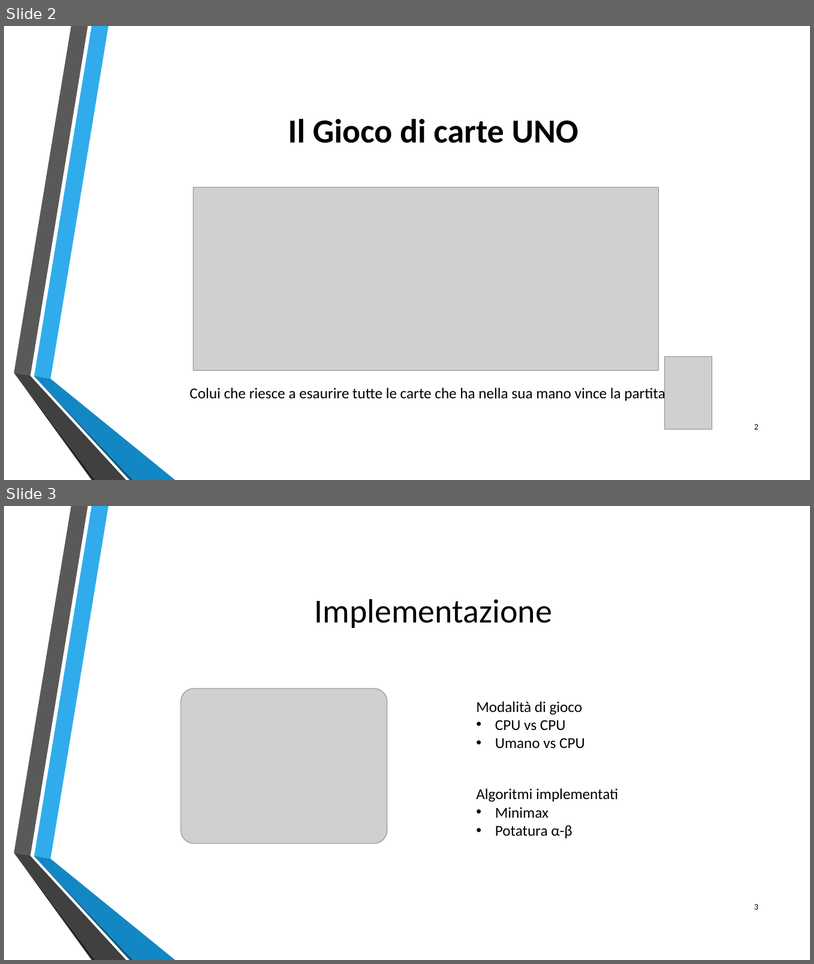
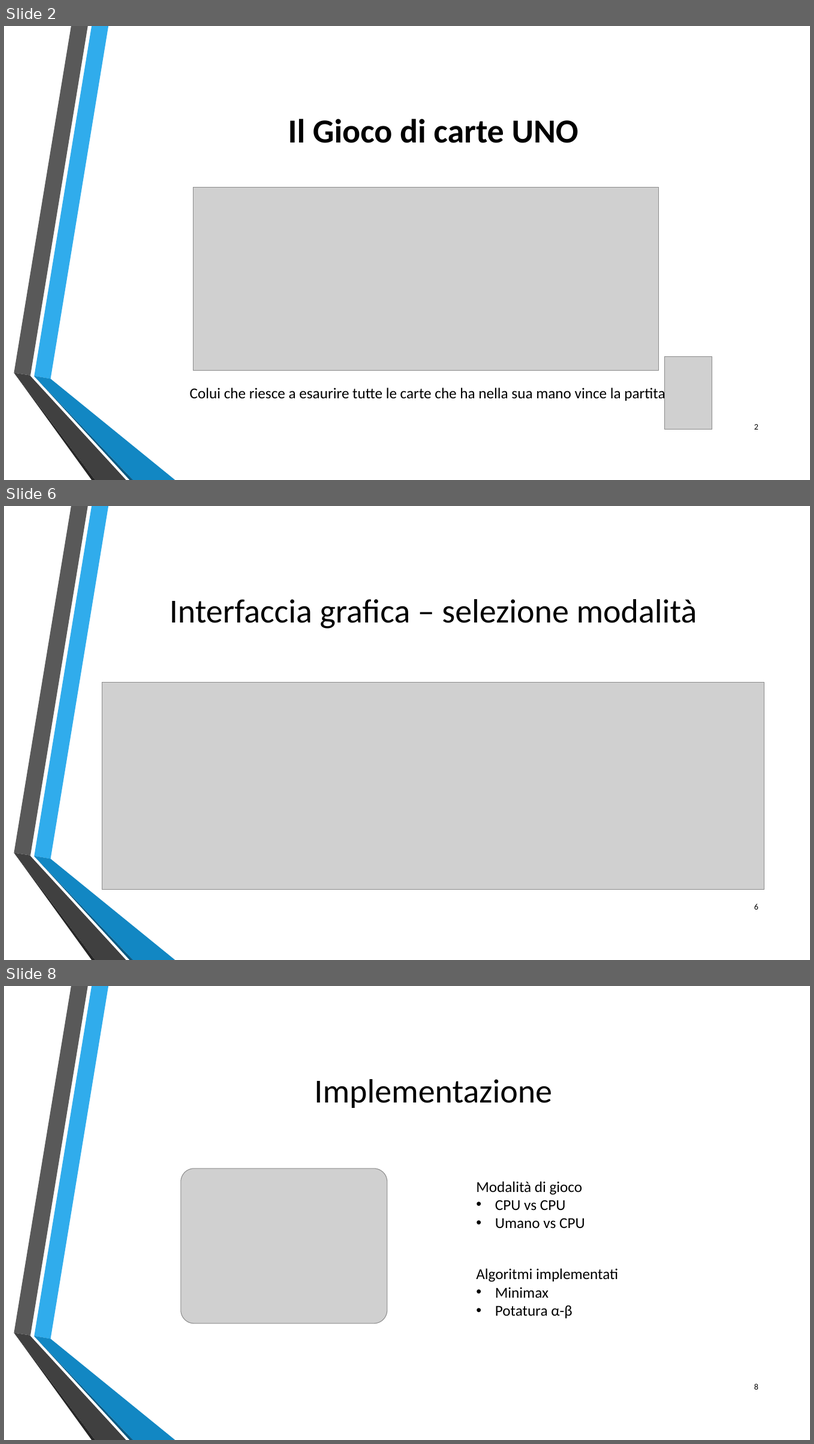
Before and after one commit to trueGek/artificial_intelligence, a slide deck: presentazione/Intelligenza Artificiale.pptx. Shown one above the other, each under a label of ours: slides 2 and 3 before the commit, slides 2, 6 and 8 after it; the slides between them are not shown. The pictures are 814x964 and 814x1444 pixels, drawn with LibreOffice and Linux fonts; fonts in the diff are those of the drawing; grey boxes stand for pictures; background and template pictures are left out. Boxes give left, top, right and bottom in pixels: in the first picture for what was removed or moved away, otherwise in the second. Text is boxed around its words. In the diff, an @@ line names an element or a change of style, - is before the commit and + after.

```diff
--- a/presentazione/Intelligenza Artificiale.pptx
+++ b/presentazione/Intelligenza Artificiale.pptx
@@ slide 6 added at <box>4,506,810,960</box>, background picture (left out); not listed: 6 template elements that a slide beside it also shows @@
@@ title added at <box>170,599,698,628</box>, 40 pt, text #000000 @@
+Interfaccia grafica – selezione modalità
@@ picture added at <box>102,682,765,889</box> @@
@@ page number added at <box>755,903,759,909</box>, 10 pt, text #000000 @@
+6
@@ what was slide 3 is now slide 8 @@
@@ page number at <box>755,1383,759,1389</box>: text changed @@
-3
+8
```
Also in this commit, not shown: 4 other slides added, 1 slide removed.
